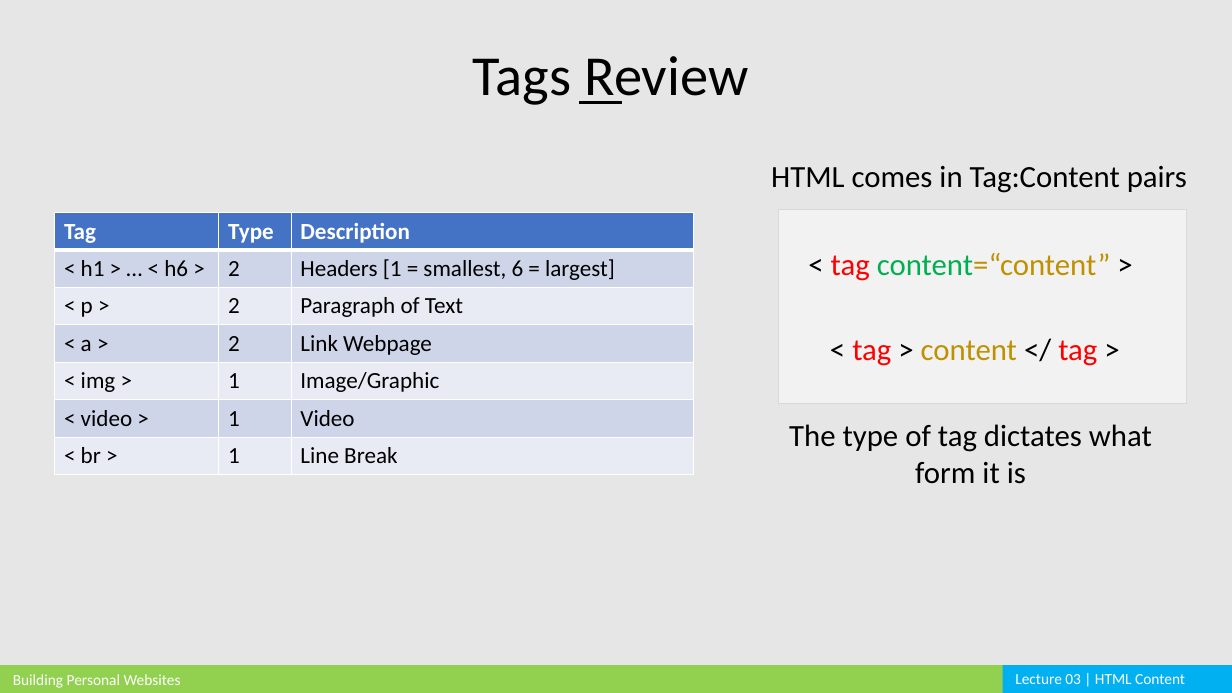
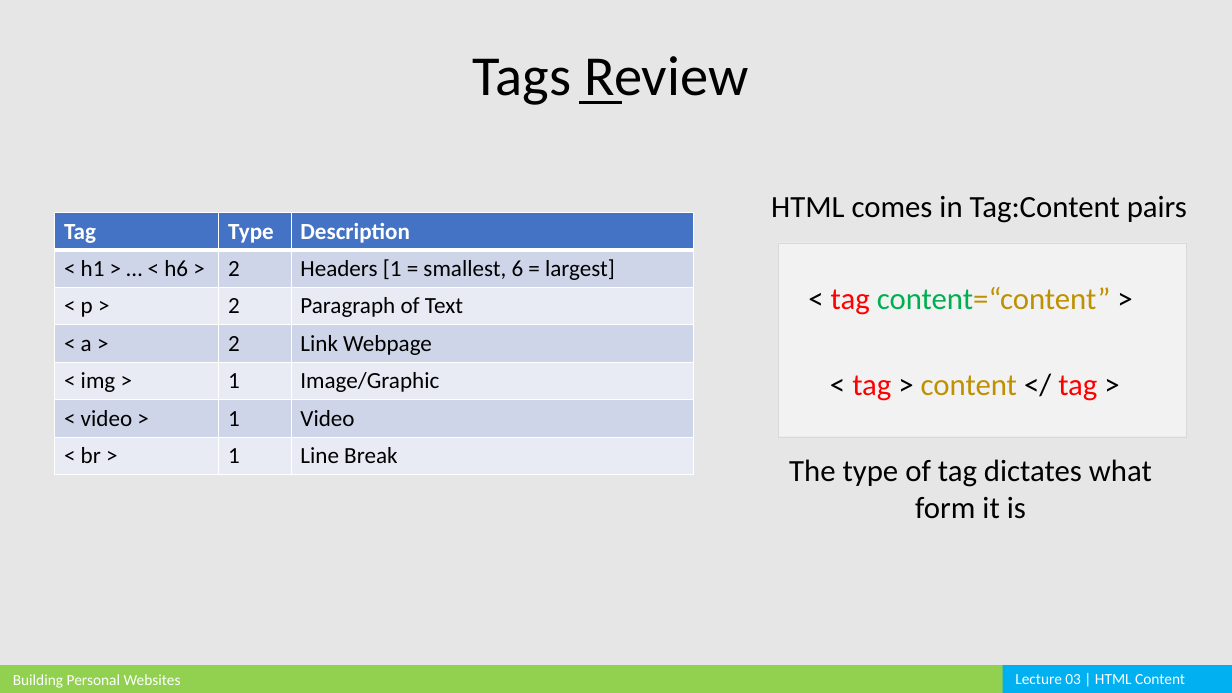
Before and after one commit to cardadfar/stuco_webdev_website, a slide deck: slide 5 of assets/lectures/BPW_Lecture_03.pptx. Drawn at 1232x693 pixels with LibreOffice and Linux fonts; fonts in the diff are those of the drawing. Boxes give left, top, right and bottom in pixels: in the first picture for what was removed or moved away, otherwise in the second. Text is boxed around its words. In the diff, an @@ line names an element or a change of style, - is before the commit and + after.

```diff
--- a/assets/lectures/BPW_Lecture_03.pptx
+++ b/assets/lectures/BPW_Lecture_03.pptx
@@ text "HTML comes in Tag:Content pairs": place and size @@
-text "HTML comes in Tag:Content pairs" at (771, 166, 1187, 193)
+text "HTML comes in Tag:Content pairs" at (771, 196, 1187, 223)
@@ 3 texts, 1 rectangle: place and size @@
-3 texts, 1 rectangle at (778, 210, 1187, 484)
+3 texts, 1 rectangle at (778, 243, 1187, 519)
```
Also in this commit, not shown: 2 slides added, 11 other files.
